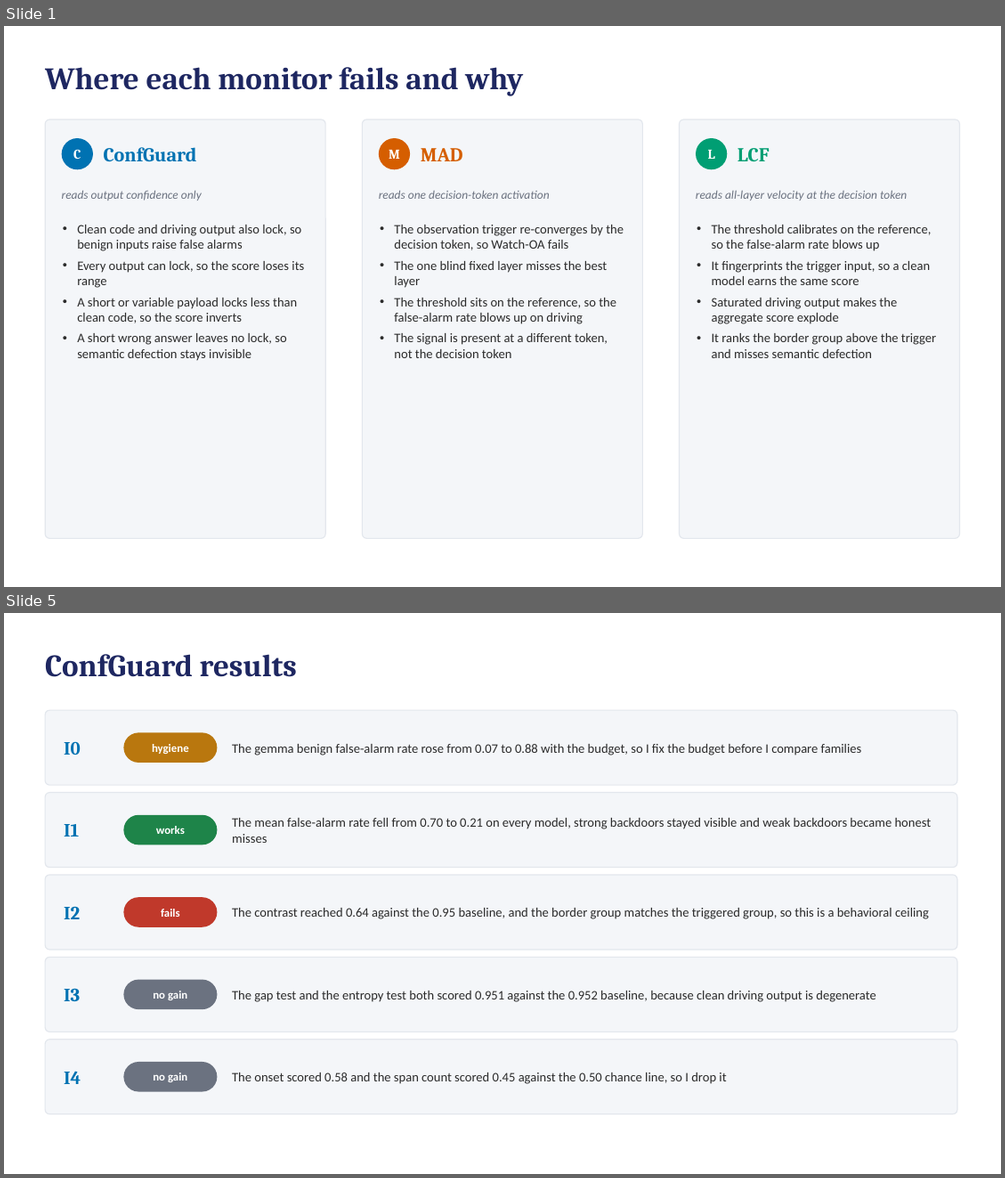
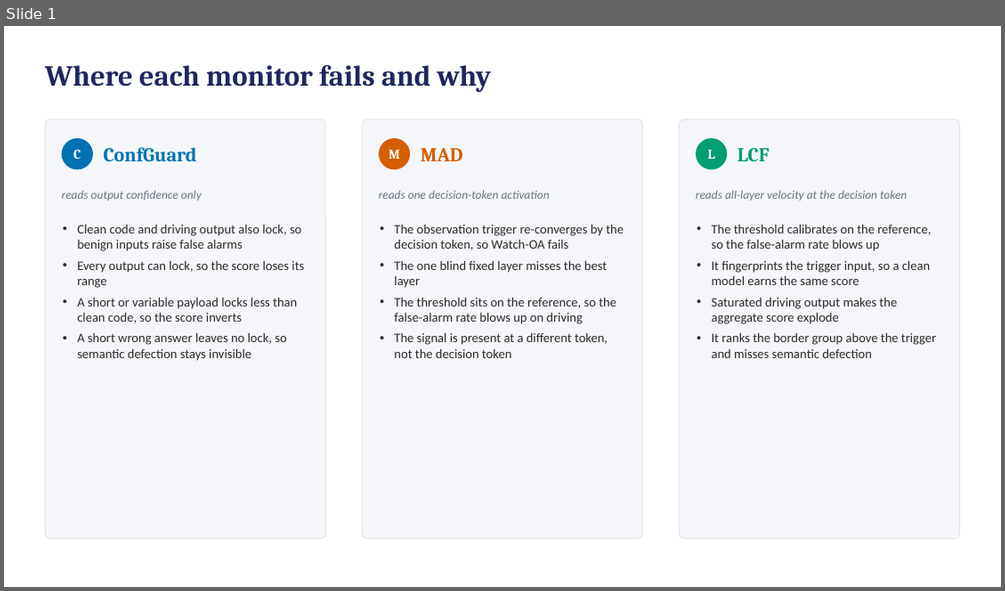
Before and after one commit to ahmd-mohsin/backdoor-coding-agents, a slide deck: docs/report/Methodology_Failures_Slides.pptx. Shown one above the other, each under a label of ours: slides 1 and 5 before the commit, slide 1 after it; the slides between them are not shown. The pictures are 1005x1178 and 1005x591 pixels, drawn with LibreOffice and Linux fonts; fonts in the diff are those of the drawing. Boxes give left, top, right and bottom in pixels: in the first picture for what was removed or moved away, otherwise in the second. Text is boxed around its words. In the diff, an @@ line names an element or a change of style, - is before the commit and + after.

```diff
--- a/docs/report/Methodology_Failures_Slides.pptx
+++ b/docs/report/Methodology_Failures_Slides.pptx
@@ slide 5 removed at <box>4,613,1001,1174</box>, background #FFFFFF @@
@@ text removed at <box>45,654,297,677</box> @@
-ConfGuard results
@@ rounded rectangle removed at <box>45,710,957,785</box> @@
@@ text removed at <box>64,741,81,755</box> @@
-I0
@@ rounded rectangle removed at <box>123,732,217,763</box> @@
@@ text removed at <box>152,744,189,754</box> @@
-hygiene
@@ text removed at <box>232,744,862,755</box> @@
-The gemma benign false-alarm rate rose from 0.07 to 0.88 with the budget, so I fix the budget before I compare families
@@ rounded rectangle removed at <box>45,793,957,868</box> @@
@@ text removed at <box>64,824,79,836</box> @@
-I1
@@ rounded rectangle removed at <box>123,815,217,844</box> @@
@@ text removed at <box>156,826,185,834</box> @@
-works
@@ text removed at <box>232,818,931,843</box> @@
-The mean false-alarm rate fell from 0.70 to 0.21 on every model, strong backdoors stayed visible and weak backdoors became honest misses
@@ rounded rectangle removed at <box>45,875,957,949</box> @@
@@ text removed at <box>64,906,80,919</box> @@
-I2
@@ rounded rectangle removed at <box>123,897,217,927</box> @@
@@ text removed at <box>161,908,180,916</box> @@
-fails
@@ text removed at <box>232,908,929,919</box> @@
-The contrast reached 0.64 against the 0.95 baseline, and the border group matches the triggered group, so this is a behavioral ceiling
@@ rounded rectangle removed at <box>45,957,957,1032</box> @@
@@ rounded rectangle removed at <box>123,980,217,1009</box> @@
@@ text removed at <box>64,988,80,1001</box> @@
-I3
@@ text removed at <box>153,990,187,1000</box> @@
-no gain
@@ text removed at <box>232,990,875,1002</box> @@
-The gap test and the entropy test both scored 0.951 against the 0.952 baseline, because clean driving output is degenerate
@@ rounded rectangle removed at <box>45,1039,957,1114</box> @@
@@ rounded rectangle removed at <box>123,1062,217,1092</box> @@
@@ text removed at <box>64,1070,81,1084</box> @@
-I4
@@ text removed at <box>153,1072,187,1082</box> @@
-no gain
@@ text removed at <box>232,1072,726,1084</box> @@
-The onset scored 0.58 and the span count scored 0.45 against the 0.50 chance line, so I drop it
@@ slide 1 changed as well @@
@@ text "Where each monitor fails and ..." at <box>45,65,492,92</box>: size 30 to 28 pt @@
```
Also in this commit, not shown: 8 slides added, 3 other slides removed, 1 other file.
